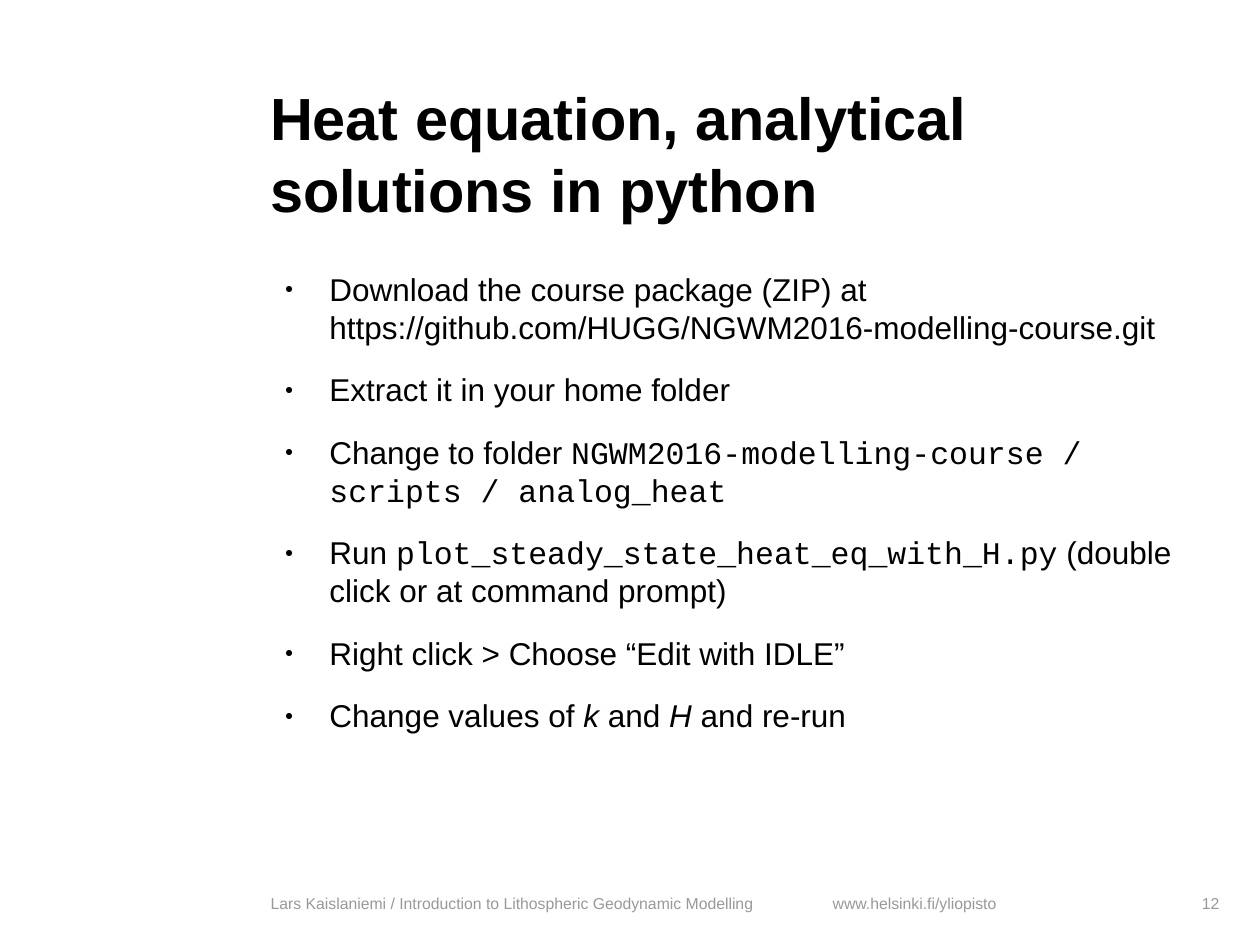
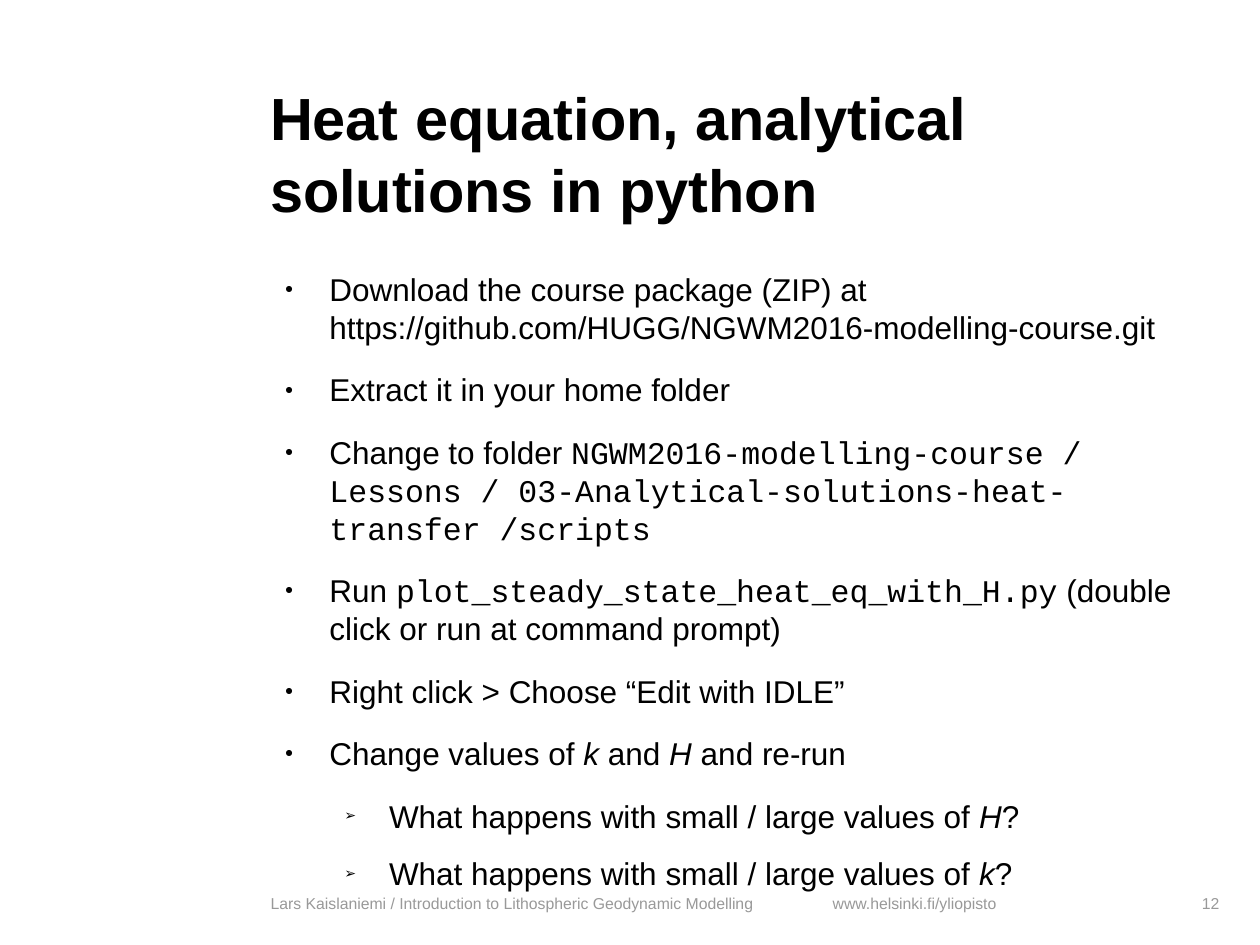
Before and after one commit to HUGG/NGWM2016-modelling-course, a slide deck: slide 12 of Lessons/03-Analytical-solutions-heat-transfer/heat_transfer_analytical.odp. Drawn at 1260x945 pixels with LibreOffice and Linux fonts; fonts in the diff are those of the drawing; background and template pictures are left out. Boxes give left, top, right and bottom in pixels: in the first picture for what was removed or moved away, otherwise in the second. Text is boxed around its words. In the diff, an @@ line names an element or a change of style, - is before the commit and + after.

Commit message:
New scripts. Lesson 03 unfinished.

```diff
--- a/Lessons/03-Analytical-solutions-heat-transfer/heat_transfer_analytical.odp
+++ b/Lessons/03-Analytical-solutions-heat-transfer/heat_transfer_analytical.odp
@@ text at bbox=[329, 441, 1171, 646]: text changed @@
-● Change to folder NGWM2016-modelling-course / scripts / analog_heat
-● Run plot_steady_state_heat_eq_with_H.py (double click or at command prompt)
+● Change to folder NGWM2016-modelling-course / Lessons / 03-Analytical-solutions-heat-transfer /scripts
+● Run plot_steady_state_heat_eq_with_H.py (double click or run at command prompt)
@@ text at bbox=[389, 805, 1019, 886]: paragraphs added @@
+  ➢ What happens with small / large values of H?
+  ➢ What happens with small / large values of k?
```
Also in this commit, not shown: 10 other slides changed, 7 slides added, 3 other files.
